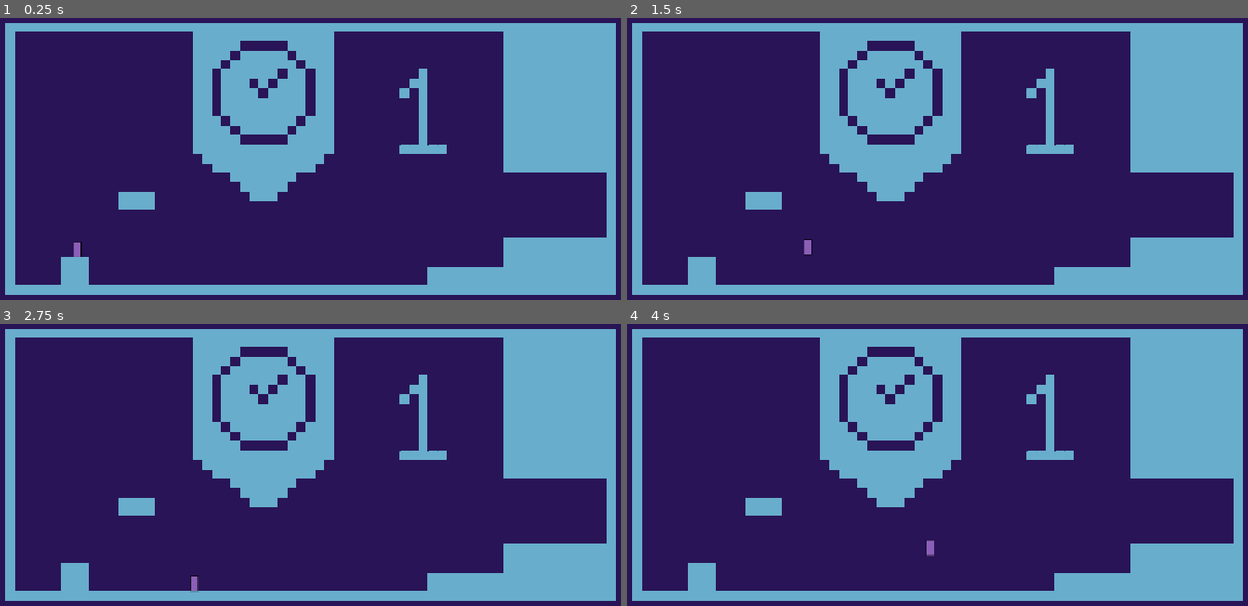
Above: before the commit, frames 1-4 (two rows, left to right).
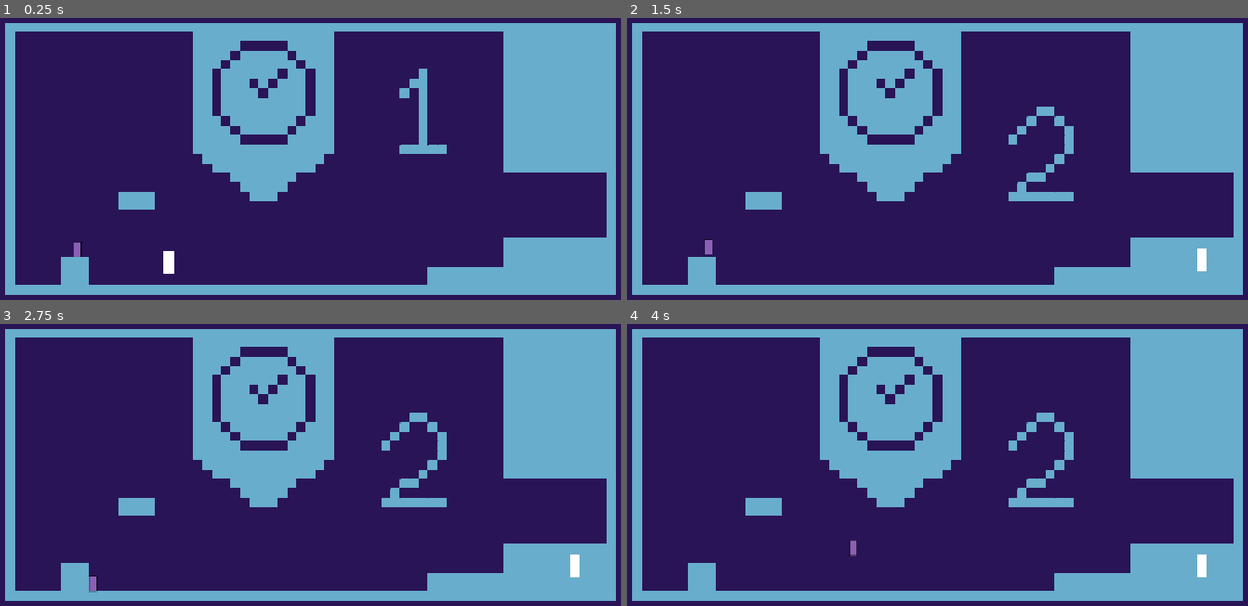
Above: after the commit, the same moments.

Repository: Arltzi/gmtk2026
Game: Godot game, scene res://src/core/main_game/main_game.tscn
Same seed, same stepped clock (60 frames per second), same inputs: the game is played once before the commit and once after it.
Inputs:
- Up to frame 1 (0.25 s): no input
- Up to frame 2 (1.5 s): tap Enter at 0.5 s; hold D (right) from 0.53 s (still down); tap J (dash) at 0.6 s; tap Space (jump) at 0.77, 1.25 s; tap K (latch) at 1.35 s
- Up to frame 3 (2.75 s): tap Space (jump) at 1.52 s; release D (right) at 2.03 s; hold A (left) from 2.03 s (still down); hold Shift (run) from 2.03 s (still down)
- Up to frame 4 (4 s): release A (left) at 2.78 s; release Shift (run) at 2.78 s; hold D (right) from 2.78 s (still down); tap W (twirl) at 2.85 s; tap Space (jump) at 3.02, 3.77 s; tap J (dash) at 3.6 s

The runs differ from the first frame. In frame 1, 0.1% of the frame differs, in the area x 26-29%, y 82-91%; in frame 2, 1.9%; in frame 3, 1.9%; in frame 4, 1.9%, in the area x 35-94%, y 17-90%.

Commit message:
sample level completion area added

Diff:
--- a/project.godot
+++ b/project.godot
@@ -77,6 +77,12 @@
 ]
 }
 
+[layer_names]
+
+2d_physics/layer_1="static_environment"
+2d_physics/layer_2="dynamic_environment"
+2d_physics/layer_3="player"
+
 [physics]
 
 3d/physics_engine="Jolt Physics"
--- a/src/core/autoloads/level_loader.gd
+++ b/src/core/autoloads/level_loader.gd
@@ -33,6 +33,14 @@
 func load_level(scene: PackedScene) -> Level:
   var new_level: Level = scene.instantiate()
   add_child(new_level)
+
+  new_level.completed.connect(on_level_completed)
+  new_level.start_level()
   level_loaded.emit(new_level)
   return null
+
+func on_level_completed(level: Level) -> void:
+  level.queue_free()
+  load_level(level.next_level_scene)
+  pass
 #endregion
--- a/src/gameplay/player/player.tscn
+++ b/src/gameplay/player/player.tscn
@@ -107,6 +107,8 @@
 size = Vector2(12, 27)
 
 [node name="Player" type="CharacterBody2D" unique_id=726854448 node_paths=PackedStringArray("PlayerSprite", "PlayerCollider", "leftRaycast", "middleRaycast", "rightRaycast")]
+collision_layer = 4
+collision_mask = 3
 script = ExtResource("1_kh5p4")
 PlayerSprite = NodePath("AnimatedSprite2D")
 PlayerCollider = NodePath("CollisionShape2D")
--- a/src/levels/level.gd
+++ b/src/levels/level.gd
@@ -11,8 +11,8 @@
 
 #region COMPONENTS
 
-signal started
-signal completed
+signal started(Level)
+signal completed(Level)
 
 #endregion
 
@@ -34,12 +34,12 @@
 func start_level() -> void:
   next_level_scene = load(next_level_path)
   # validate next_level_scene here?
-  started.emit()
+  started.emit(self)
   pass
 
 
 func complete_level() -> void:
-  completed.emit()
+  completed.emit(self)
   pass
 
 #endregion
--- a/src/levels/level_01.tscn
+++ b/src/levels/level_01.tscn
@@ -8,4 +8,7 @@
 [node name="StaticEnvironment" parent="LevelLayer/TileMap" parent_id_path=PackedInt32Array(1277057473) index="0" unique_id=1741468820]
 tile_map_data = PackedByteArray("AAAAAOP/AAACAAAAAAAAAOT/AAACAAAAAAAAAOX/AAACAAAAAAAAAOb/AAACAAAAAAAAAOf/AAACAAAAAAAAAO …(10384 unchanged characters)…
 
+[node name="Area2D" parent="." index="3" unique_id=885410066]
+position = Vector2(279, -55)
+
 [editable path="LevelLayer/TileMap"]
--- a/src/levels/level_template.tscn
+++ b/src/levels/level_template.tscn
@@ -4,6 +4,9 @@
 [ext_resource type="Texture2D" uid="uid://bdkm5cirr7hjl" path="res://assets/world/backgrounds/blank_256.png" id="2_88vja"]
 [ext_resource type="PackedScene" uid="uid://03vulpfxbwb8" path="res://src/levels/level_tilemap_template.tscn" id="3_88vja"]
 [ext_resource type="PackedScene" uid="uid://chm8t12v7d5yt" path="res://src/gameplay/player/player.tscn" id="3_nm6nc"]
+
+[sub_resource type="RectangleShape2D" id="RectangleShape2D_88vja"]
+size = Vector2(16, 16)
 
 [node name="Level" type="Node2D" unique_id=1273719150]
 script = ExtResource("1_ync2b")
@@ -26,3 +29,18 @@
 
 [node name="Camera2D" type="Camera2D" parent="." unique_id=761304463]
 position = Vector2(510, -214)
+
+[node name="CompleteLevelArea" type="Area2D" parent="." unique_id=885410066]
+position = Vector2(969, -58)
+scale = Vector2(1, 2.3737464)
+collision_mask = 4
+input_pickable = false
+
+[node name="CollisionShape2D" type="CollisionShape2D" parent="CompleteLevelArea" unique_id=1211144788]
+shape = SubResource("RectangleShape2D_88vja")
+
+[node name="Sprite2D" type="Sprite2D" parent="CompleteLevelArea" unique_id=176384612]
+scale = Vector2(0.065, 0.065)
+texture = ExtResource("2_88vja")
+
+[connection signal="body_entered" from="CompleteLevelArea" to="." method="complete_level" flags=3 unbinds=1]
Not shown, removed: assets/world/tilesets/dummy.txt
Not shown, removed: src/gameplay/interactables/dummy.txt
Not shown, removed: src/gameplay/player/dummy.txt
